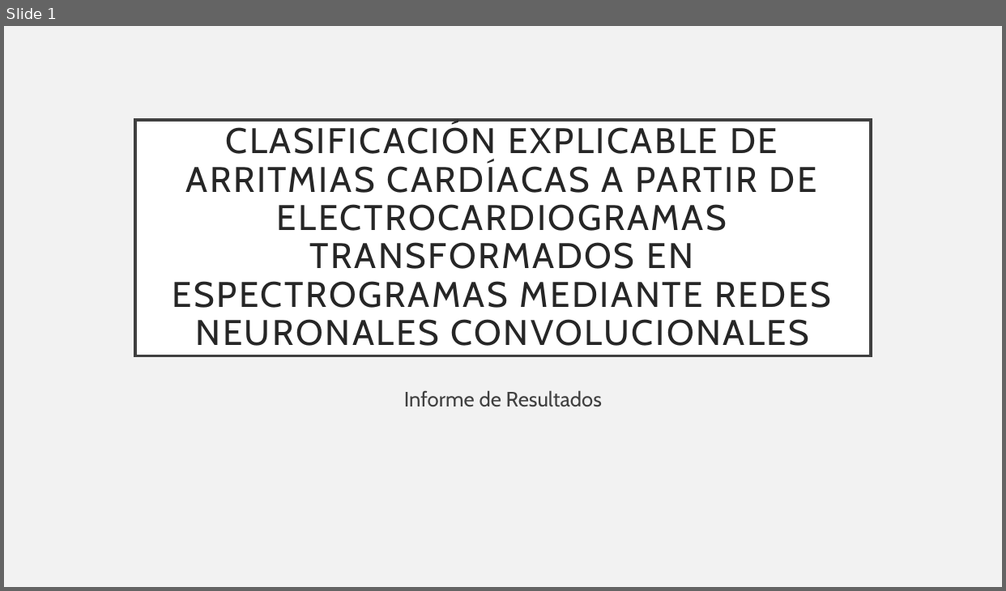
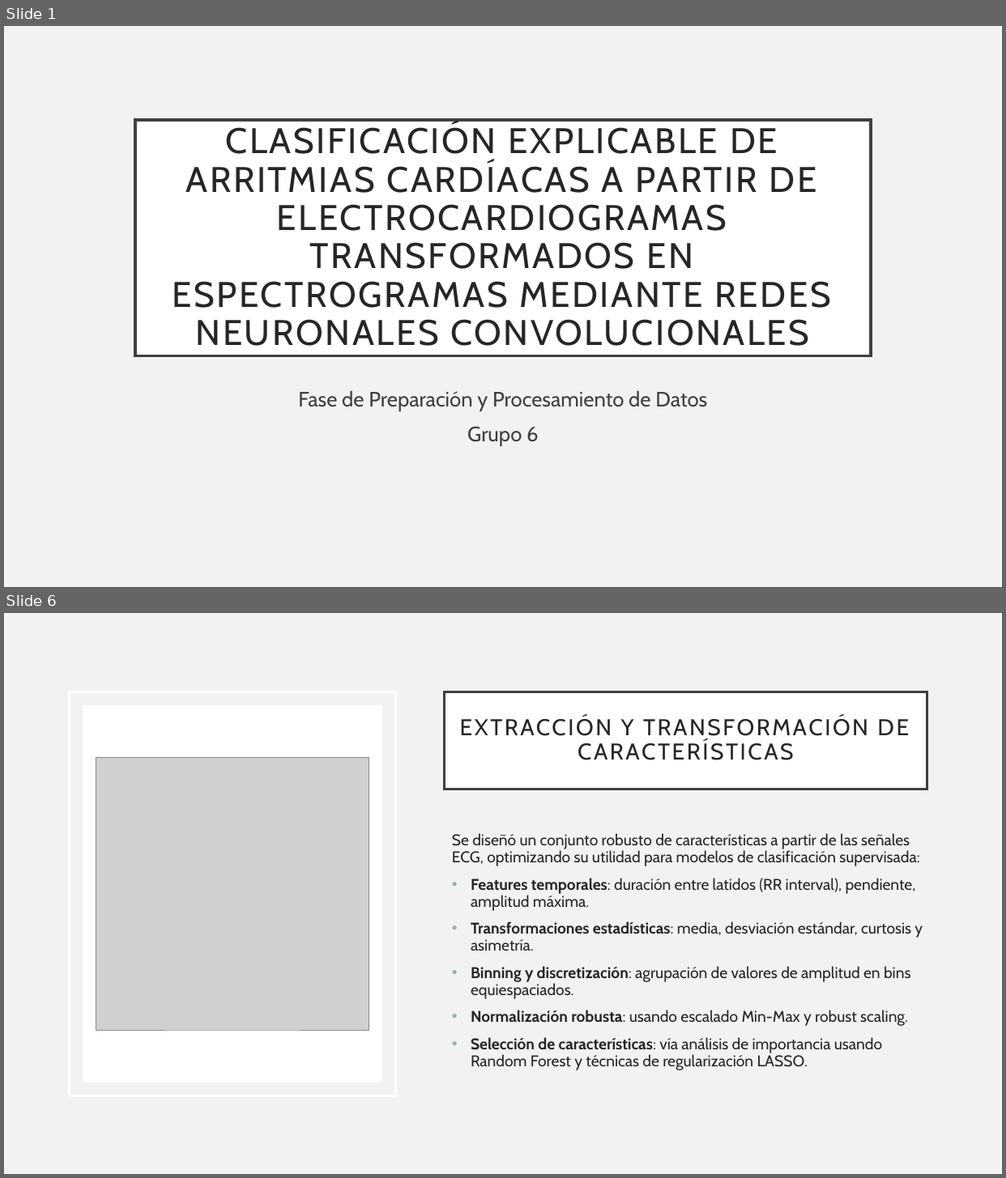
Before and after one commit to luisbustamante-droid/TITULACION_UEES, a slide deck: PresentacionTecnica_Semana2/Clasificación_explicable_dearritmias.pptx. Shown one above the other, each under a label of ours: slide 1 before the commit, slides 1 and 6 after it; the slides between them are not shown. The pictures are 1006x591 and 1006x1178 pixels, drawn with LibreOffice and Linux fonts; fonts in the diff are those of the drawing; grey boxes stand for pictures. Boxes give left, top, right and bottom in pixels: in the first picture for what was removed or moved away, otherwise in the second. Text is boxed around its words. In the diff, an @@ line names an element or a change of style, - is before the commit and + after.

Commit message:
Presentación Técnica Semana2

```diff
--- a/PresentacionTecnica_Semana2/Clasificación_explicable_dearritmias.pptx
+++ b/PresentacionTecnica_Semana2/Clasificación_explicable_dearritmias.pptx
@@ slide 6 added at (x1=4, y1=613, x2=1002, y2=1174), background #F2F2F2 @@
@@ rectangle added at (x1=69, y1=692, x2=395, y2=1096), outline #FFFFFF 2.5 pt @@
@@ rectangle added at (x1=83, y1=705, x2=382, y2=1082), fill #FFFFFF @@
@@ title added at (x1=445, y1=692, x2=928, y2=789), fill #FFFFFF, outline #404040 2.5 pt, 22 pt, text #262626 @@
+EXTRACCIÓN Y TRANSFORMACIÓN DE CARACTERÍSTICAS
@@ picture added at (x1=96, y1=757, x2=368, y2=1030) @@
@@ text added at (x1=452, y1=833, x2=923, y2=1071), 15 pt, text #262626 @@
+Se diseñó un conjunto robusto de características a partir de las señales ECG, optimizando su utilidad para modelos de clasificación supervisada:
+• Features temporales: duración entre latidos (RR interval), pendiente, amplitud máxima.
+• Transformaciones estadísticas: media, desviación estándar, curtosis y asimetría.
+• Binning y discretización: agrupación de valores de amplitud en bins equiespaciados.
+• Normalización robusta: usando escalado Min-Max y robust scaling.
+• Selección de características: vía análisis de importancia usando Random Forest y técnicas de regularización LASSO.
@@ slide 1 changed as well @@
@@ subtitle at (x1=298, y1=390, x2=707, y2=446): text changed @@
-Informe de Resultados
+Fase de Preparación y Procesamiento de Datos
+Grupo 6
```
Also in this commit, not shown: 2 other slides changed, 6 other slides added, 5 slides removed.
